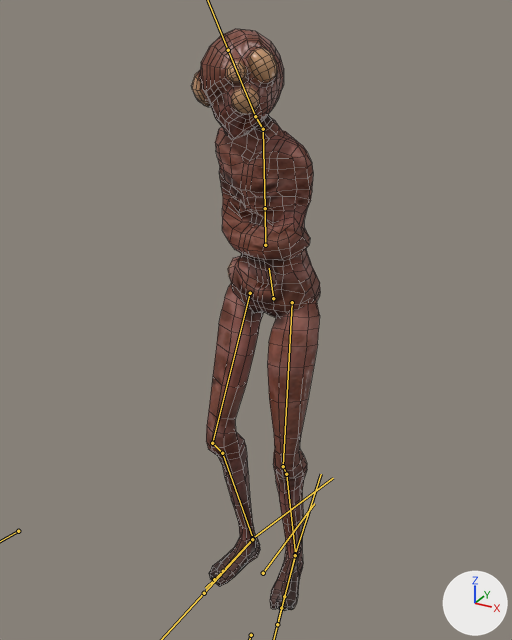
One commit to the FBX model Assets/_Visual/Character/Enemy/Stalker/Stalker.fbx: the scene before it, then after it.
One viewpoint serves both versions: a 50 mm lens placed at (1.09, -2.05, 2.16), pointed at (-0.03, -0.01, 1.14). Lighting does not change. The marker at lower right points along +X, +Y and +Z. Both versions are drawn at frame 118 of the action 'Stalker ||Attack'; the numbers are the values there. The bones that bend it are drawn over the model as lines. Mesh edges are drawn as thin lines.

The first picture shows 'Stalker_Low'.
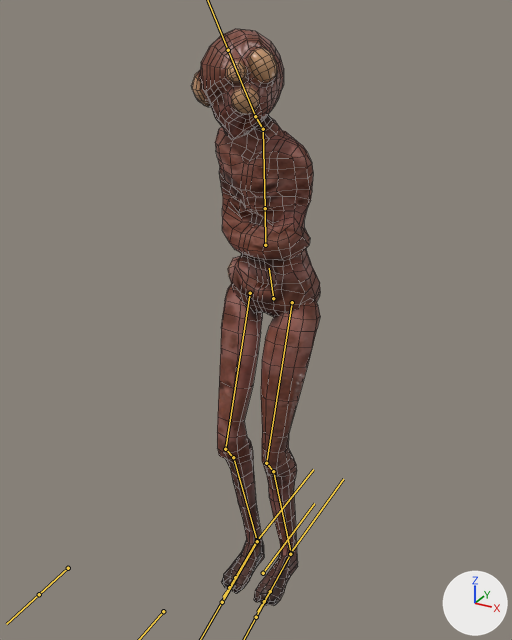
The change in detail:
Bone 'Thigh.L' (bone_thigh_l) turns from (-8, -23, 22) to (-1, -10, 21) degrees about its own x, y and z.
Bone 'Thigh.R' (bone_thigh_r) turns from (-6, 12, -23) to (0, -1, -22) degrees about its own x, y and z.

Location of each change, (x1, y1, x2, y2) in pixels of the pictures (512 x 640 px):
'Stalker_Low', posed: before (192, 29, 320, 611); after (192, 29, 320, 606)
bone 'Thigh.L', root to tip: before (292, 302) to (283, 466); after (292, 302) to (266, 463)
bone 'Thigh.R', root to tip: before (250, 293) to (212, 443); after (250, 293) to (225, 449)
